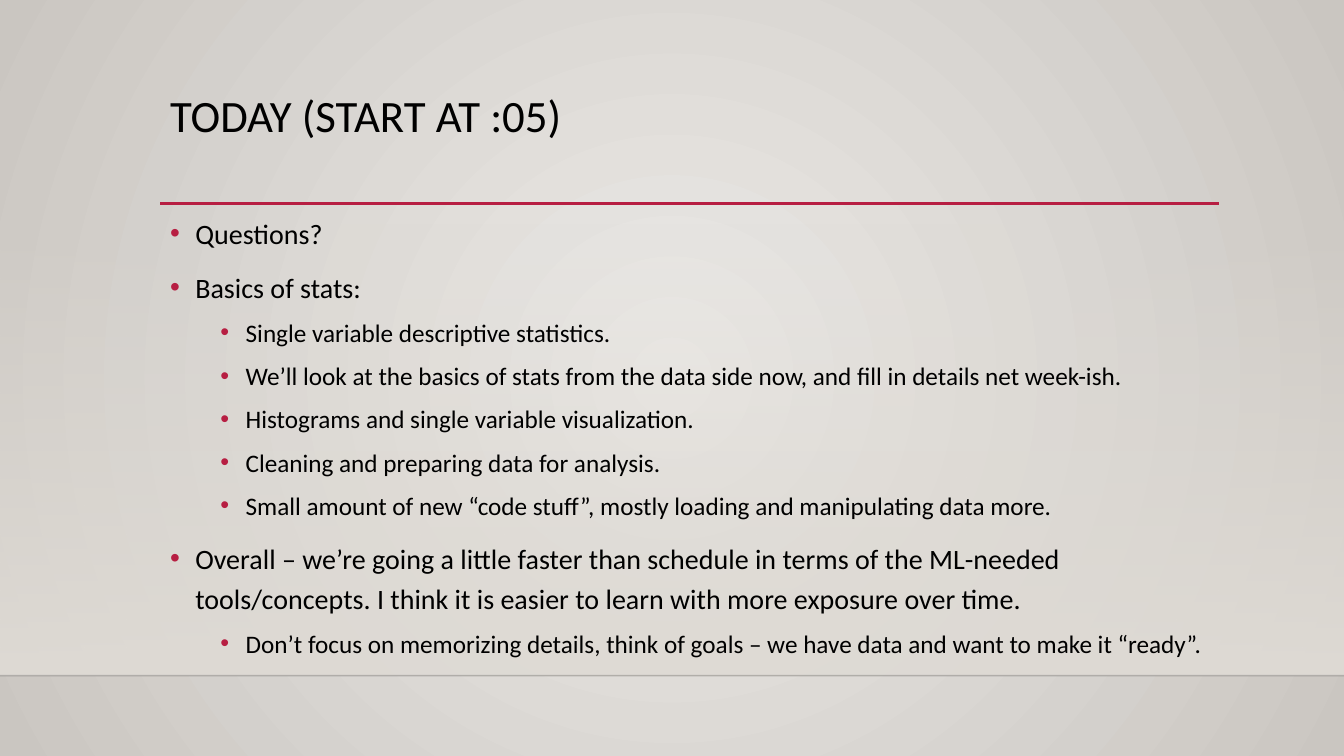
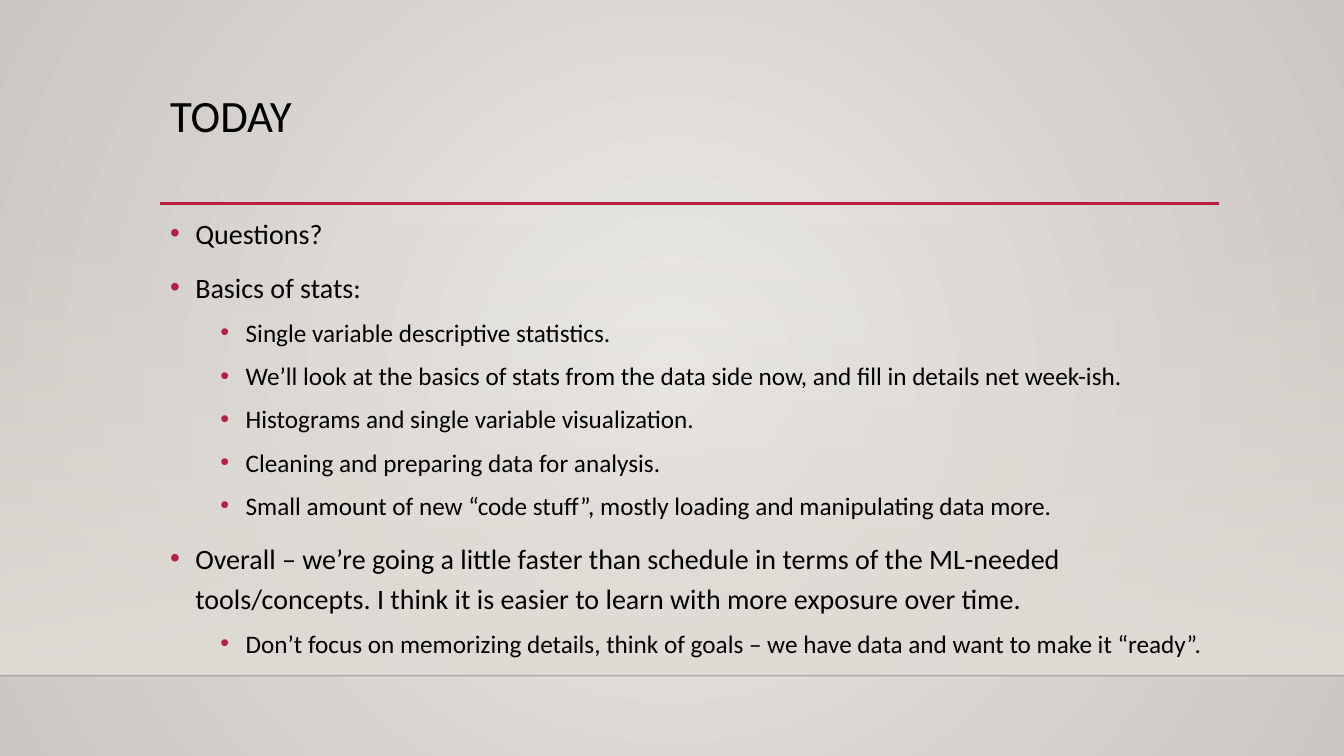
Before and after one commit to AkeemSemper/ML_for_Non_DS_Students, a slide deck: slide 1 of course_resources/slides/Used/006_Basic_Descriptive_Stats.pptx. Drawn at 1344x756 pixels with LibreOffice and Linux fonts; fonts in the diff are those of the drawing; background and template pictures are left out. Boxes give left, top, right and bottom in pixels: in the first picture for what was removed or moved away, otherwise in the second. Text is boxed around its words. In the diff, an @@ line names an element or a change of style, - is before the commit and + after.

```diff
--- a/course_resources/slides/Used/006_Basic_Descriptive_Stats.pptx
+++ b/course_resources/slides/Used/006_Basic_Descriptive_Stats.pptx
@@ title at bbox=[170, 103, 292, 133]: text changed @@
-TODAY (START AT :05)
+TODAY
```
Also in this commit, not shown: 5 other files.
